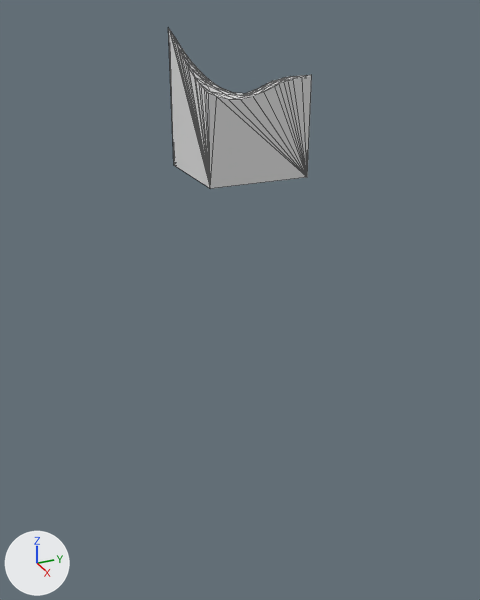
A saved change to the glTF model assets/terrain/surface_pieces/surf_9_37.glb.
One viewpoint serves both versions: a 50 mm camera at (-32.6, -90.8, -22.1) aimed at (-63.0, -77.2, -37.3). Arrows for +X, +Y and +Z are at lower left; the lights stay in place. The picture after the commit comes second. Mesh edges are drawn as thin lines. Where no turn or scale is listed for an object, it has been applied to the vertices.

Objects in the first picture: 'geometry_0'.
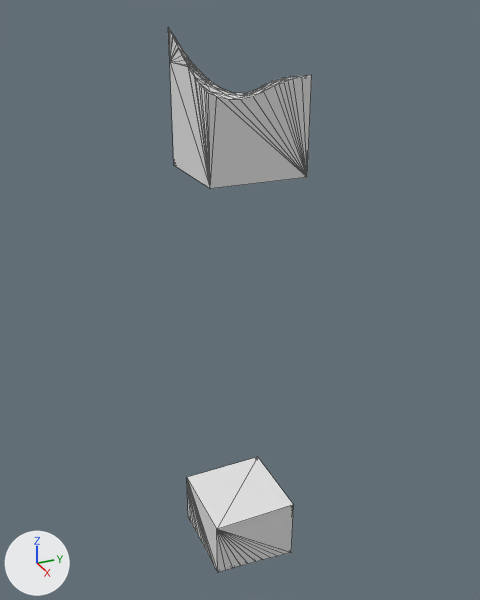
The edits, one by one:
Mesh me_layer_6 is new.
It has 73 vertices, 142 faces and spans x -65.0..-60.0, y -80.0..-75.0, z -53.87..-50.0.
Object 'layer_6' (ob_layer_6) is new; it shows me_layer_6.
Its location is (0.0, 0.0, 0.0).

Changed parts and their boxes [x1, y1, x2, y2] in the pictures (480 x 600 px):
'layer_6', added
    after: [187, 457, 294, 572]
